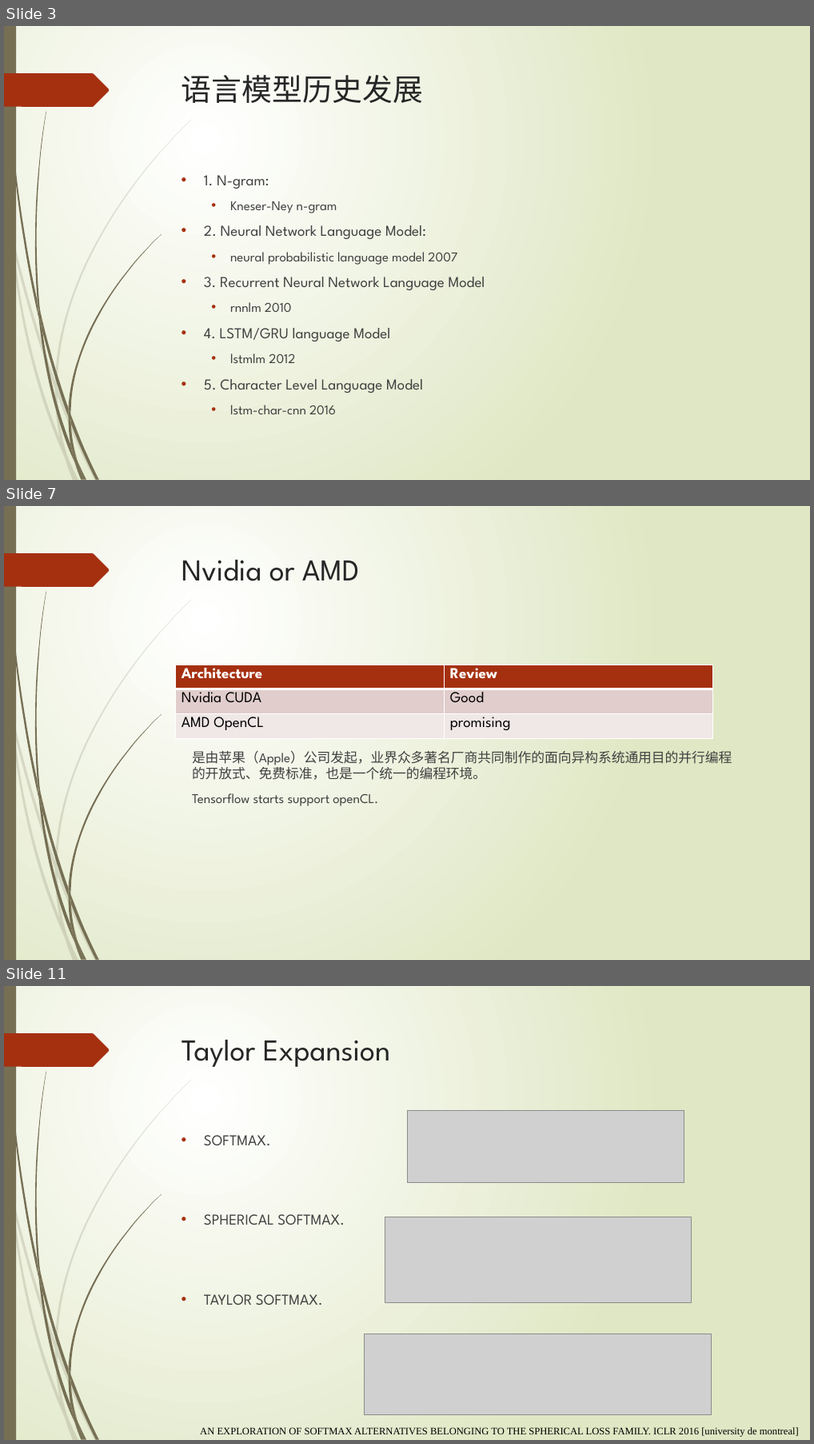
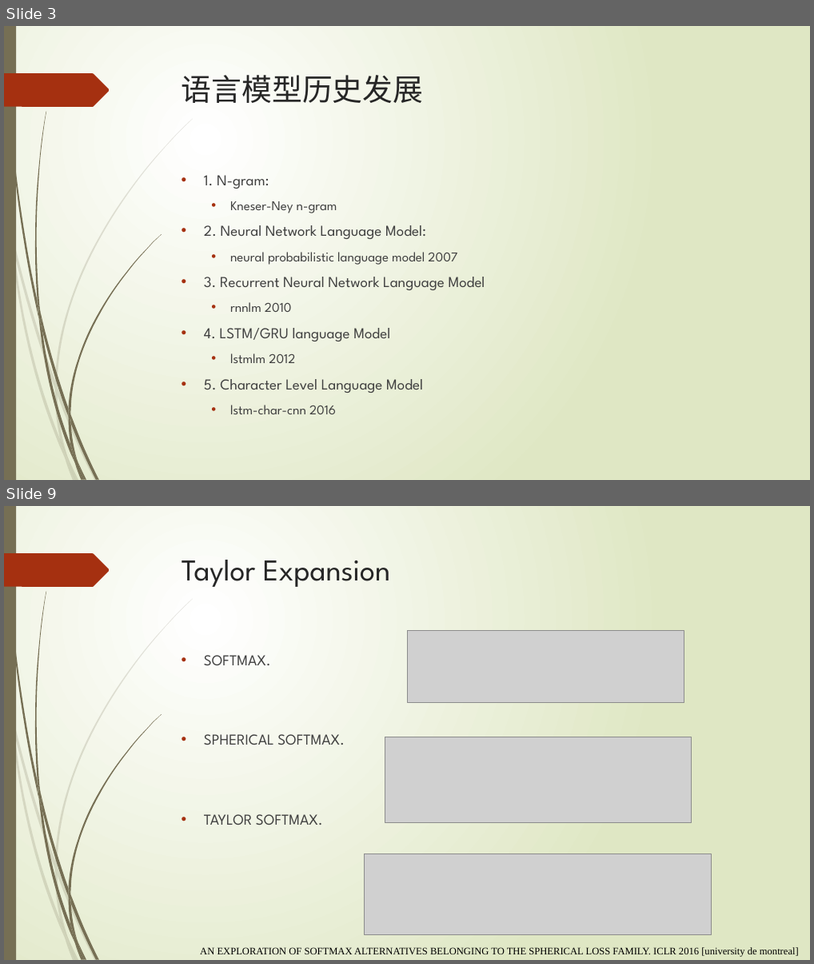
Before and after one commit to jiangnanhugo/Graduate_Design, a slide deck: 开题报告.pptx. Shown one above the other, each under a label of ours: slides 3, 7 and 11 before the commit, slides 3 and 9 after it; the slides between them are not shown. The pictures are 814x1444 and 814x964 pixels, drawn with LibreOffice and Linux fonts; fonts in the diff are those of the drawing; grey boxes stand for pictures. Boxes give left, top, right and bottom in pixels: in the first picture for what was removed or moved away, otherwise in the second. Text is boxed around its words. In the diff, an @@ line names an element or a change of style, - is before the commit and + after.

```diff
--- a/开题报告.pptx
+++ b/开题报告.pptx
@@ slide 7 removed at (4,506,810,960), background gradient #FFFFFF to #DFE8C4; not listed: 24 template elements that a slide beside it also shows @@
@@ title removed at (182,560,359,581) @@
-Nvidia or AMD
@@ table removed at (176,664,713,738), 3 rows, 2 columns @@
-Architecture | Review
-Nvidia CUDA | Good
-AMD OpenCL | promising
@@ text removed at (192,751,732,806) @@
-  是由苹果（Apple）公司发起，业界众多著名厂商共同制作的面向异构系统通用目的并行编程的开放式、免费标准，也是一个统一的编程环境。
-  Tensorflow starts support openCL.
@@ what was slide 11 is now slide 9 @@
```
Also in this commit, not shown: 17 slides changed, 1 slide added, 2 other slides removed, 14 other files.
